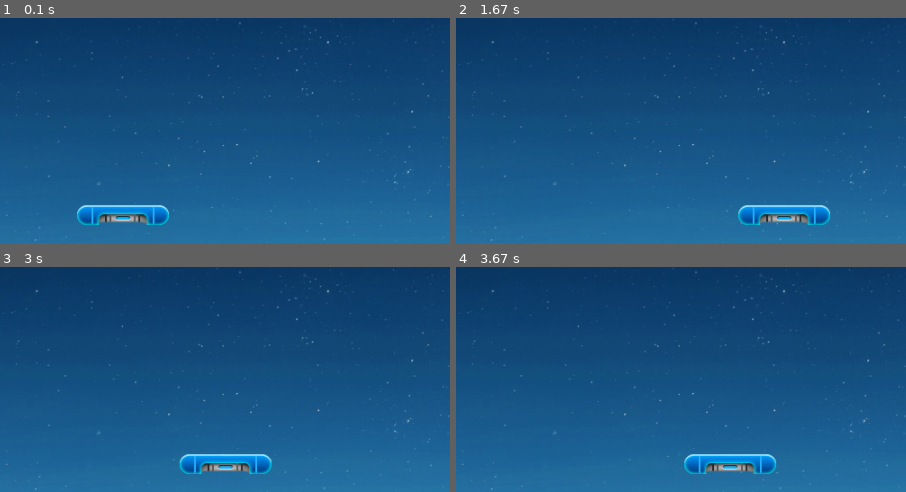
Above: before the commit, frames 1-4 (two rows, left to right).
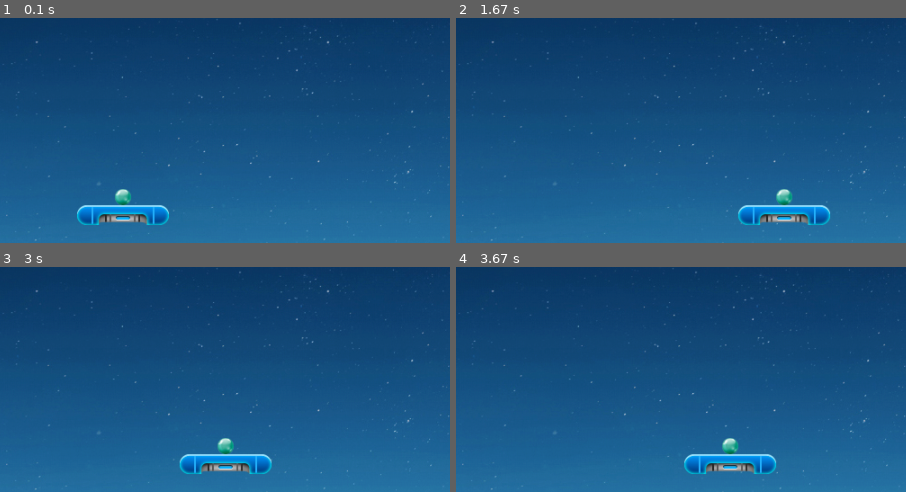
Above: after the commit, the same moments.

Repository: wtraceback/Pygame-Practice
Game: pygame game, started from Arkanoid/main.py
Same seed, same stepped clock (60 frames per second), same inputs: the game is played once before the commit and once after it.
Inputs:
- Up to frame 1 (0.1 s): no input
- Up to frame 2 (1.67 s): hold Space 0.33-0.8 s; hold Right 0.33-0.8 s; hold Right 0.83-1.3 s; hold Right from 1.33 s (still down)
- Up to frame 3 (3 s): release Right at 1.8 s; hold Left 1.83-2.37 s; hold Left 2.4-2.8 s; hold Right from 2.83 s (still down)
- Up to frame 4 (3.67 s): release Right at 3.47 s; hold Left from 3.5 s (still down)
The pictures show only the part of the screen within x 36-86%, y 50-100%; the shares and areas given below are measured in that part.

The runs differ from the first frame. In frame 1, 0.2% of the frame differs, in the area x 25-30%, y 76-84%; in frame 2, 0.2%; in frame 3, 0.2%, in the area x 48-52%, y 76-84%; in frame 4, 0.2%.

Commit message:
添加弹球类 and 在弹射之前，弹球位置随着挡板移动

Diff:
--- /dev/null
+++ b/Arkanoid/ball.py
@@ -0,0 +1,28 @@
+import pygame
+
+
+class Ball():
+    """这是一个关于 弹球 的类"""
+    def __init__(self, sets, screen, baffle):
+        """初始化弹球并设置其初始位置"""
+        self.screen = screen
+        self.screen_rect = self.screen.get_rect()
+
+        self.sets = sets
+        self.baffle = baffle
+
+        # 加载弹球图片
+        self.img = pygame.image.load('images/ball.png')
+        self.rect = self.img.get_rect()
+
+        # 设置弹球的最初始的位置
+        self.rect.centerx = self.baffle.rect.centerx
+        self.rect.bottom = self.baffle.rect.top
+
+    def update(self):
+        if self.sets.not_fire:
+            self.rect.centerx = self.baffle.rect.centerx
+
+    def blit_img(self):
+        """绘制弹球"""
+        self.screen.blit(self.img, self.rect)
--- a/Arkanoid/game_functions.py
+++ b/Arkanoid/game_functions.py
@@ -2,18 +2,18 @@
 import sys
 
 
-def check_events(baffle):
+def check_events(sets, baffle):
     """响应按键和鼠标事件"""
     for event in pygame.event.get():
         if event.type == pygame.QUIT:
             sys.exit()
         elif event.type == pygame.KEYDOWN:
-            check_keydown_events(event, baffle)
+            check_keydown_events(event, sets, baffle)
         elif event.type == pygame.KEYUP:
             check_keyup_events(event, baffle)
 
 
-def check_keydown_events(event, baffle):
+def check_keydown_events(event, sets, baffle):
     """响应按键"""
     if event.key == pygame.K_RIGHT:
         baffle.moving_right = True
@@ -21,6 +21,10 @@
         baffle.moving_left = True
     elif event.key == pygame.K_q:
         sys.exit()
+    elif event.key == pygame.K_SPACE:
+        # sets.not_fire = False
+        # fire_ball()
+        pass
 
 
 def check_keyup_events(event, baffle):
@@ -31,12 +35,15 @@
         baffle.moving_left = False
 
 
-def update_screen(sets, screen, baffle):
+def update_screen(sets, screen, baffle, ball):
     """更新屏幕上的图像，并切换到新的屏幕"""
     blit_bg_img(sets, screen)
 
     # 绘制挡板
     baffle.blit_img()
+
+    # 绘制弹球
+    ball.blit_img()
 
     # 重绘屏幕对象
     pygame.display.update()
--- a/Arkanoid/main.py
+++ b/Arkanoid/main.py
@@ -3,6 +3,7 @@
 from settings import Settings
 from baffle import Baffle
 import game_functions as gf
+from ball import Ball
 
 
 def main():
@@ -16,16 +17,22 @@
     # 创建一个挡板
     baffle = Baffle(sets, screen)
 
+    # 创建一个弹球
+    ball = Ball(sets, screen, baffle)
+
     # 开始游戏主循环
     while True:
         # 监听键盘和鼠标事件
-        gf.check_events(baffle)
+        gf.check_events(sets, baffle)
 
         # 更新挡板的坐标
         baffle.update()
 
+        # 更新弹球的坐标
+        ball.update()
+
         # 更新画面
-        gf.update_screen(sets, screen, baffle)
+        gf.update_screen(sets, screen, baffle, ball)
 
 
 if __name__ == '__main__':
--- a/Arkanoid/settings.py
+++ b/Arkanoid/settings.py
@@ -19,3 +19,6 @@
 
         # 挡板的移动速度
         self.baffle_speed_factor = 3
+
+        # 弹球相关的设置
+        self.not_fire = True
Binary file added: Arkanoid/images/ball.png
